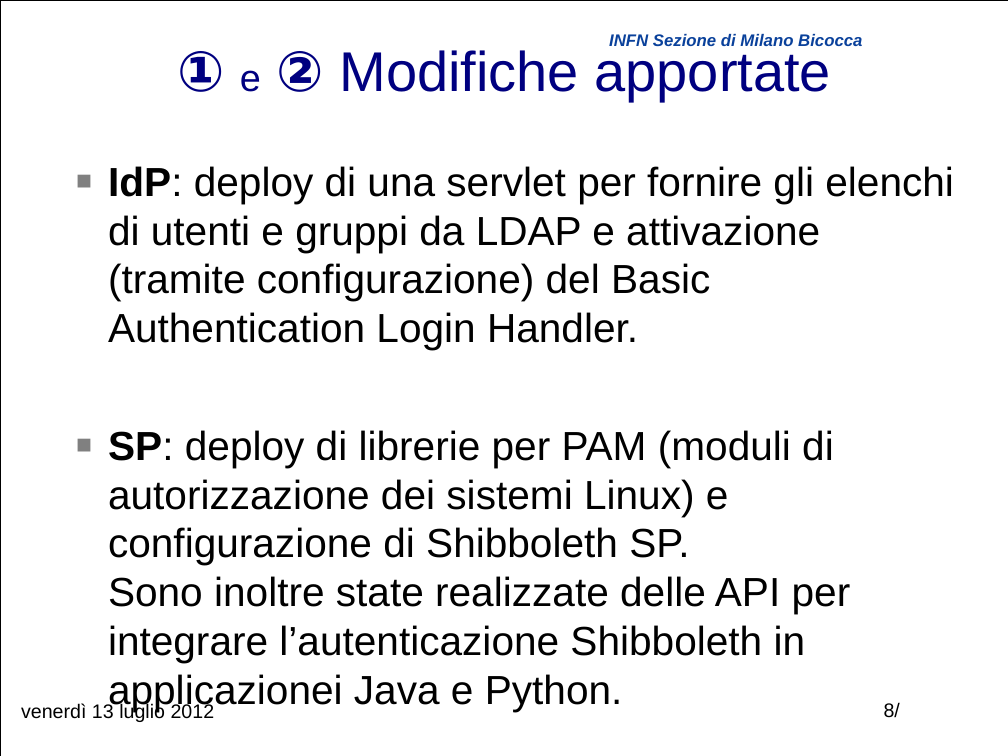
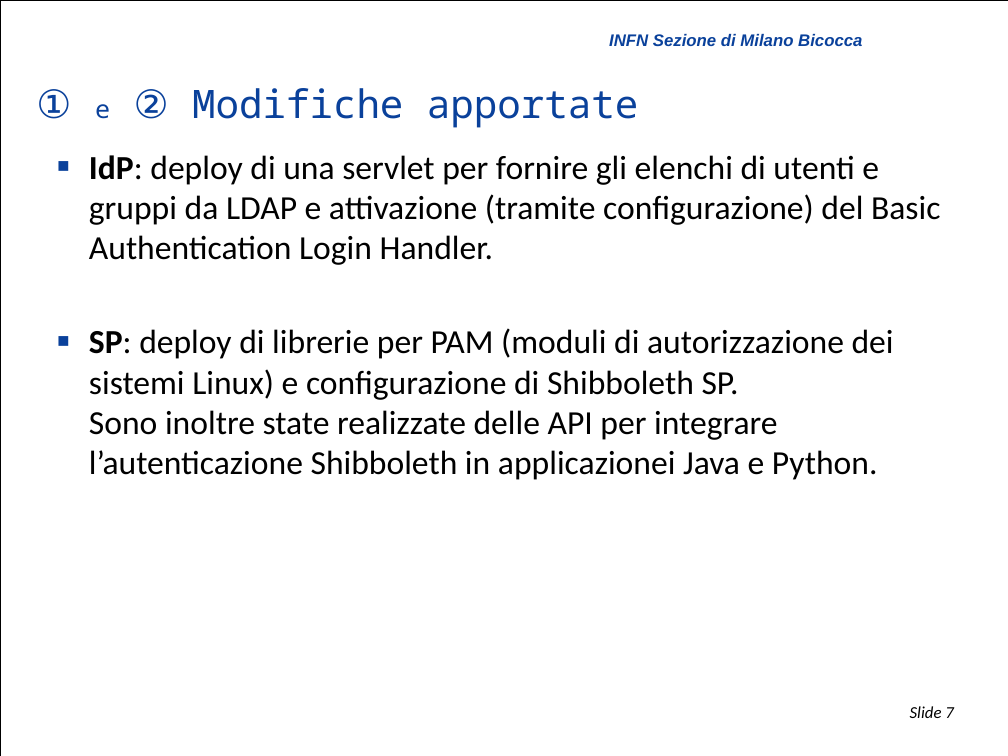
Before and after one commit to biancini/Shibboleth-Authentication, a slide deck: slide 7 of ShibbolethExtensions.pptx (slide 8 before the commit). Drawn at 1008x756 pixels with LibreOffice and Linux fonts; fonts in the diff are those of the drawing; background and template pictures are left out. Boxes give left, top, right and bottom in pixels: in the first picture for what was removed or moved away, otherwise in the second. Text is boxed around its words. In the diff, an @@ line names an element or a change of style, - is before the commit and + after.

```diff
--- a/ShibbolethExtensions.pptx
+++ b/ShibbolethExtensions.pptx
@@ title "① e ② Modifiche apportate" moved from (x1=177, y1=50, x2=830, y2=101) to (x1=36, y1=88, x2=638, y2=128) @@
@@ title "① e ② Modifiche apportate" at (x1=36, y1=88, x2=638, y2=128): size 40 to 28 pt, font Arial to Noto Sans Mono, text colour #000080 to #0A419B; size 27 to 18 pt in "e"; bold off in "① ②"; alignment centre to left; line spacing 1 to 0.9 @@
@@ text "IdP: deploy di una servlet ..." moved from (x1=108, y1=166, x2=954, y2=711) to (x1=89, y1=155, x2=940, y2=480) @@
@@ text "IdP: deploy di una servlet ..." at (x1=89, y1=155, x2=940, y2=480): size 29 to 24 pt, font Arial to Calibri; list level 1 to 2 in "IdP: deploy di una servlet ..."; bullet colour #808080 to #0A419B; indent changed; less space between paragraphs @@
@@ text removed at (x1=21, y1=703, x2=215, y2=722) @@
-venerdì 13 luglio 2012
@@ page number removed at (x1=884, y1=702, x2=900, y2=718) @@
-8/
@@ page number added at (x1=910, y1=706, x2=953, y2=718), 12 pt, text #000000, italic @@
+Slide 7
```
Also in this commit, not shown: 12 other slides changed, 1 slide removed, 1 other file.
